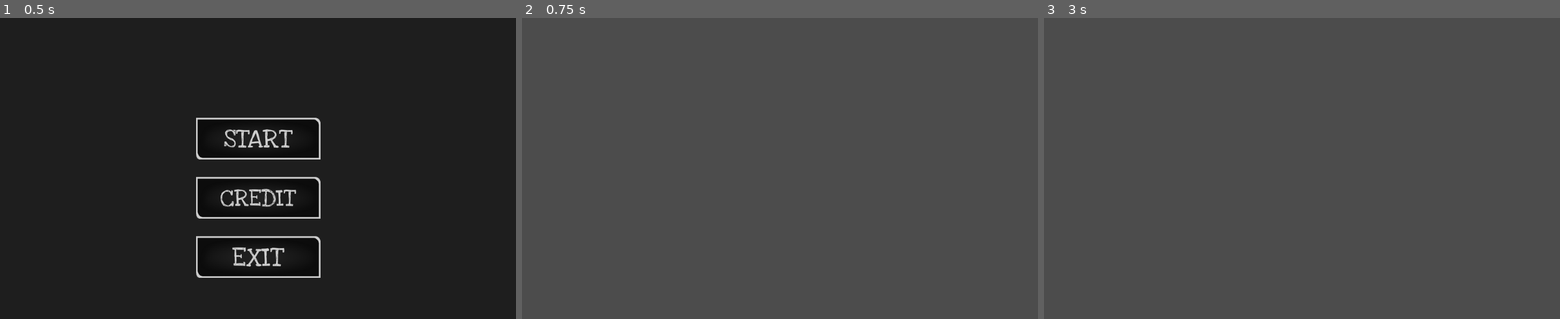
Above: before the commit, frames 1-3 (left to right).
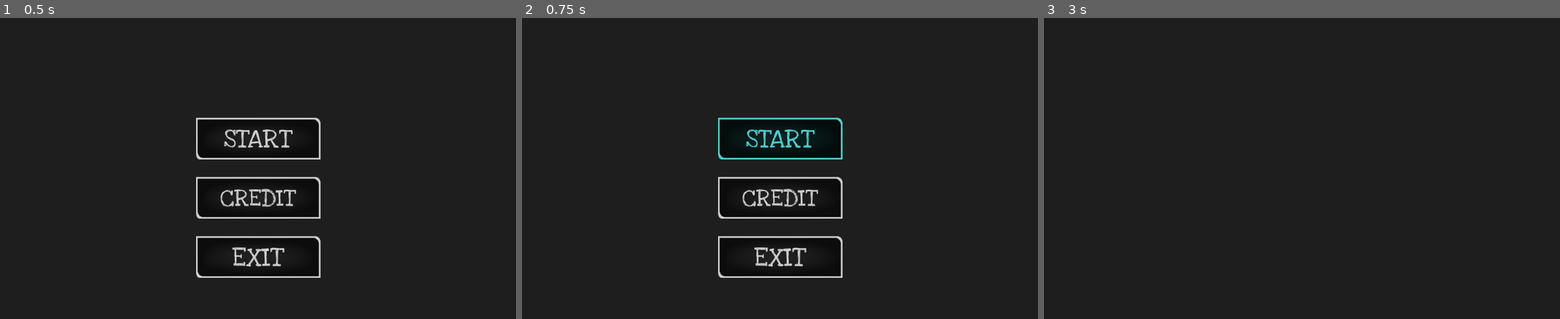
Above: after the commit, the same moments.

Repository: raimess11/GGJBandung23-Mandrake
Game: Godot game, scene res://ui/Menu.tscn
Two runs of this game, one before a commit and one after it. Both use one fixed random seed, a clock stepped at 60 frames per second and the inputs below. The project has no main scene, so this scene is started directly.
Inputs (mouse positions are in pixels of both pictures, inside the frame that each line leads up to):
- Up to frame 1 (0.5 s): no input
- Up to frame 2 (0.75 s): click (780, 138) at 0.5 s
- Up to frame 3 (3 s): click (1302, 138) at 1.27 s; click (1302, 138) at 2.02 s; click (1302, 198) at 2.77 s

Frame 1 is identical in both runs. In frame 2, 100% of the frame differs, in the area x 0-100%, y 0-100%; in frame 3, 100%.

Commit message:
restart progress

Diff:
--- a/Mandrake Store and Root Garden/Inventory/Inventory.gd
+++ /dev/null
@@ -1,28 +0,0 @@
-extends Node2D
-
-
-var inventory = preload("res://Inventory/MainInventory.tres")
-var displaySlot = preload("res://Inventory/InventorySlotDisplay.tscn")
-
-onready var inventoryGrid = $GridContainer
-
-func _ready():
-	inventory.connect("inventoryChanged", self, "_on_inventory_changes")
-	update_inventory_display()
-
-func update_inventory_display():
-	for slot_index in inventory.rootsesInInventory.size():
-		update_inventory_display_slot_display(slot_index)
-
-func update_inventory_display_slot_display(slot_index):
-	if inventoryGrid.get_child_count() < slot_index + 1:
-		var newDisplaySlot = displaySlot.instance()
-		newDisplaySlot.name = "slot"+str(1000+slot_index)
-		inventoryGrid.add_child(newDisplaySlot,true)
-	var inventorySlotDisplay = inventoryGrid.get_child(slot_index)
-	var slot = inventory.rootsesInInventory[slot_index]
-	inventorySlotDisplay.display_roots(slot)
-
-func _on_inventory_changes(indexes):
-	for roots_index in indexes:
-		update_inventory_display_slot_display(roots_index)
--- a/Mandrake Store and Root Garden/Inventory/Inventory.tscn
+++ /dev/null
@@ -1,19 +0,0 @@
-[gd_scene load_steps=2 format=2]
-
-[ext_resource path="res://Inventory/Inventory.gd" type="Script" id=2]
-
-[node name="Inventory" type="Node2D"]
-script = ExtResource( 2 )
-
-[node name="GridContainer" type="GridContainer" parent="."]
-anchor_left = 0.5
-anchor_right = 0.5
-margin_left = -324.0
-margin_right = 324.0
-margin_bottom = 570.0
-grow_horizontal = 2
-grow_vertical = 2
-columns = 8
-__meta__ = {
-"_edit_use_anchors_": true
-}
--- a/Mandrake Store and Root Garden/Inventory/InventoryDisplay.gd
+++ /dev/null
@@ -1,20 +0,0 @@
-extends HBoxContainer
-
-var inventory = preload("res://gathering/GatheringBasket.tres")
-
-func _ready():
-	inventory.connect("inventoryChanged", self, "_on_inventory_changes")
-	update_inventory_display()
-
-func update_inventory_display():
-	for roots_index in inventory.rootsesInInventory.size():
-		update_inventory_display_slot_display(roots_index)
-
-func update_inventory_display_slot_display(roots_index):
-	var inventorySlotDisplay = get_child(roots_index)
-	var roots = inventory.rootsesInInventory[roots_index]
-	inventorySlotDisplay.display_roots(roots)
-
-func _on_inventory_changes(indexes):
-	for roots_index in indexes:
-		update_inventory_display_slot_display(roots_index)
--- a/Mandrake Store and Root Garden/Inventory/InventoryDisplay.tscn
+++ /dev/null
@@ -1,95 +0,0 @@
-[gd_scene load_steps=3 format=2]
-
-[ext_resource path="res://Inventory/InventorySlotDisplay.tscn" type="PackedScene" id=1]
-[ext_resource path="res://Inventory/InventoryDisplay.gd" type="Script" id=2]
-
-[node name="InventoryDisplay" type="HBoxContainer"]
-anchor_left = 0.5
-anchor_right = 0.5
-margin_left = -512.0
-margin_right = 512.0
-margin_bottom = 64.0
-script = ExtResource( 2 )
-
-[node name="InventorySlotDisplay" parent="." instance=ExtResource( 1 )]
-anchor_right = 0.0
-anchor_bottom = 0.0
-margin_right = 81.0
-margin_bottom = 64.0
-
-[node name="InventorySlotDisplay2" parent="." instance=ExtResource( 1 )]
-anchor_right = 0.0
-anchor_bottom = 0.0
-margin_left = 85.0
-margin_right = 167.0
-margin_bottom = 64.0
-
-[node name="InventorySlotDisplay3" parent="." instance=ExtResource( 1 )]
-anchor_right = 0.0
-anchor_bottom = 0.0
-margin_left = 171.0
-margin_right = 252.0
-margin_bottom = 64.0
-
-[node name="InventorySlotDisplay4" parent="." instance=ExtResource( 1 )]
-anchor_right = 0.0
-anchor_bottom = 0.0
-margin_left = 256.0
-margin_right = 338.0
-margin_bottom = 64.0
-
-[node name="InventorySlotDisplay5" parent="." instance=ExtResource( 1 )]
-anchor_right = 0.0
-anchor_bottom = 0.0
-margin_left = 342.0
-margin_right = 424.0
-margin_bottom = 64.0
-
-[node name="InventorySlotDisplay6" parent="." instance=ExtResource( 1 )]
-anchor_right = 0.0
-anchor_bottom = 0.0
-margin_left = 428.0
-margin_right = 509.0
-margin_bottom = 64.0
-
-[node name="InventorySlotDisplay7" parent="." instance=ExtResource( 1 )]
-anchor_right = 0.0
-anchor_bottom = 0.0
-margin_left = 513.0
-margin_right = 595.0
-margin_bottom = 64.0
-
-[node name="InventorySlotDisplay8" parent="." instance=ExtResource( 1 )]
-anchor_right = 0.0
-anchor_bottom = 0.0
-margin_left = 599.0
-margin_right = 681.0
-margin_bottom = 64.0
-
-[node name="InventorySlotDisplay9" parent="." instance=ExtResource( 1 )]
-anchor_right = 0.0
-anchor_bottom = 0.0
-margin_left = 685.0
-margin_right = 766.0
-margin_bottom = 64.0
-
-[node name="InventorySlotDisplay10" parent="." instance=ExtResource( 1 )]
-anchor_right = 0.0
-anchor_bottom = 0.0
-margin_left = 770.0
-margin_right = 852.0
-margin_bottom = 64.0
-
-[node name="InventorySlotDisplay11" parent="." instance=ExtResource( 1 )]
-anchor_right = 0.0
-anchor_bottom = 0.0
-margin_left = 856.0
-margin_right = 938.0
-margin_bottom = 64.0
-
-[node name="InventorySlotDisplay12" parent="." instance=ExtResource( 1 )]
-anchor_right = 0.0
-anchor_bottom = 0.0
-margin_left = 942.0
-margin_right = 1024.0
-margin_bottom = 64.0
--- a/Mandrake Store and Root Garden/Inventory/InventorySlotDisplay.gd
+++ /dev/null
@@ -1,59 +0,0 @@
-extends CenterContainer
-
-onready var itemTextureRect = $TextureRect
-onready var itemQuantityLabel = $Label
-
-onready var roots2D = preload("res://roots/Roots2D.tscn")
-
-var selected:bool = false
-var travel:int = 0
-
-var startPosition:Vector2
-
-var roots:Node2D
-
-var DropPoint_list:Array = []
-
-func display_roots(roots):
-	if roots != null:
-		itemTextureRect.texture = roots.texture
-		var quantity = roots.quantity
-		itemQuantityLabel.text = str(quantity) if quantity > 1 else ""
-		#itemTextureRect.self_modulate.a = 100#int(roots.quantity == 0)
-		DropPoint_list = get_tree().get_nodes_in_group("DropPoint")
-
-	else:
-		pass
-
-
-func _on_TextureRect_gui_input(event):
-	if event is InputEventMouseButton: #give true if press, give false if release
-		selected = event.pressed and event.button_index == BUTTON_LEFT
-		startPosition = get_global_mouse_position()
-		if selected :
-			itemTextureRect.self_modulate.a = 0
-			roots = generate_New_Roots2D()
-		else:
-			#jika di drop point, inventroy akan pindah ke inventory lain
-			roots.selected = false
-			print("just unselecting")
-			for point in DropPoint_list:
-				var distance = roots.global_position.distance_to(point.global_position)
-				if distance < point.radius:
-					point.select()
-					roots.global_position = point.global_position
-
-			if false:
-				pass
-			#jika tidak berada pada drop point, inventory akan kembali ke tempat semula
-			else:
-				roots.queue_free()
-				itemTextureRect.self_modulate.a = 1.00
-
-
-
-func generate_New_Roots2D() -> Node2D:
-	var newRoots2D = roots2D.instance()
-	newRoots2D.global_position = get_global_mouse_position()
-	get_tree().current_scene.add_child(newRoots2D)
-	return newRoots2D
--- a/Mandrake Store and Root Garden/Inventory/InventorySlotDisplay.tscn
+++ /dev/null
@@ -1,28 +0,0 @@
-[gd_scene load_steps=2 format=2]
-
-[ext_resource path="res://Inventory/InventorySlotDisplay.gd" type="Script" id=1]
-
-[node name="InventorySlotDisplay" type="CenterContainer"]
-anchor_right = 1.0
-anchor_bottom = 1.0
-size_flags_horizontal = 3
-size_flags_vertical = 3
-script = ExtResource( 1 )
-
-[node name="TextureRect" type="TextureRect" parent="."]
-margin_left = 494.0
-margin_top = 282.0
-margin_right = 530.0
-margin_bottom = 318.0
-rect_min_size = Vector2( 36, 36 )
-size_flags_horizontal = 3
-size_flags_vertical = 3
-stretch_mode = 4
-
-[node name="Label" type="Label" parent="."]
-margin_left = 512.0
-margin_top = 293.0
-margin_right = 512.0
-margin_bottom = 307.0
-
-[connection signal="gui_input" from="TextureRect" to="." method="_on_TextureRect_gui_input"]
--- a/Mandrake Store and Root Garden/Inventory/MainInventory.tres
+++ /dev/null
@@ -1,9 +0,0 @@
-[gd_resource type="Resource" load_steps=3 format=2]
-
-[ext_resource path="res://Inventory/Slot.gd" type="Script" id=1]
-[ext_resource path="res://roots/Ríza Dilitiríou.tres" type="Resource" id=2]
-
-[resource]
-script = ExtResource( 1 )
-rootsesInInventory = [ ExtResource( 2 ), ExtResource( 2 ), ExtResource( 2 ), null, null, null, null, null, null, null, null, null, null, null, null, null, null, null, null, null, null, null, null, null, null, null, null, null, null, null, null, null, null, null, null, null, null, null, null, null, null, null, null, null, null, null, null, null, null, null, null, null, null, null, null, null, null, null, null, null, null, null, null, null ]
-maxInventory = 64
--- a/Mandrake Store and Root Garden/Inventory/Slot.gd
+++ /dev/null
@@ -1,53 +0,0 @@
-extends Resource
-class_name Slots
-
-signal inventoryChanged(indexes)
-
-export(Array, Resource) var rootsesInInventory = [
-	null, null, null, null, null, null, null, null, null, null, null, null
-]
-
-export(int) var maxInventory = 12
-
-##masukan roots ke dalam inventory
-#func set_roots(roots_index,roots):
-#	var previousRoots = rootsesInInventory[roots_index]
-#	#syarat mystical masuk ke inventory: harus mempunyai dua slot yang kosong, hover pada slot yang awal
-#	if roots.mytical and rootsesInInventory[roots_index + 1] == null:
-#		var i = roots_index + 1
-#		maxInventory -= 1
-#		while i < maxInventory:
-#			rootsesInInventory[i] = rootsesInInventory[i + 1]
-#			i += 1
-#		rootsesInInventory[roots_index] = roots
-#		rootsesInInventory.pop_back()
-#	#jika tidak memenuhi syarat, maka akan return (idk what to do here)
-#	elif rootsesInInventory[roots_index + 1] != null:
-#		return
-#	else:
-#		rootsesInInventory[roots_index] = roots
-#	emit_signal("inventoryChanged", [roots_index])
-#	return previousRoots
-#
-##tukar menukar roots di inventory
-#func swap_roots(roots_index, target_roots_index):
-#	var targetRoots = rootsesInInventory[target_roots_index]
-#	var roots = rootsesInInventory[roots_index]
-#	rootsesInInventory[target_roots_index] = roots
-#	rootsesInInventory[roots_index] = targetRoots
-#	emit_signal("inventoryChanged", [roots_index, target_roots_index])
-#
-##hapus roots dari inventory
-#func remove_roots(roots_index):
-#	var previousRoots = rootsesInInventory[roots_index]
-#	if previousRoots.mytical:
-#		rootsesInInventory.push_back(null)
-#		var i = roots_index + 1
-#		while i < maxInventory:
-#			rootsesInInventory[i + 1] = rootsesInInventory[i]
-#			i += 1
-#		maxInventory += 1
-#		rootsesInInventory[roots_index + 1] = null
-#	rootsesInInventory[roots_index] = null
-#	emit_signal("inventoryChanged", [roots_index])
-#	return previousRoots
--- a/Mandrake Store and Root Garden/Storage/Storage.gd
+++ /dev/null
@@ -1 +0,0 @@
-extends Node2D
--- a/Mandrake Store and Root Garden/Storage/Storage.tscn
+++ /dev/null
@@ -1,19 +0,0 @@
-[gd_scene load_steps=4 format=2]
-
-[ext_resource path="res://Inventory/Inventory.tscn" type="PackedScene" id=1]
-[ext_resource path="res://Inventory/InventorySlotDisplay.tscn" type="PackedScene" id=2]
-[ext_resource path="res://Storage/Storage.gd" type="Script" id=3]
-
-[node name="Storage" type="Node2D"]
-script = ExtResource( 3 )
-
-[node name="Inventory" parent="." instance=ExtResource( 1 )]
-position = Vector2( 512, 287 )
-
-[node name="InventorySlotDisplay" parent="Inventory/GridContainer" index="0" instance=ExtResource( 2 )]
-anchor_right = 0.0
-anchor_bottom = 0.0
-margin_right = 81.0
-margin_bottom = 570.0
-
-[editable path="Inventory"]
--- a/Mandrake Store and Root Garden/World.tscn
+++ b/Mandrake Store and Root Garden/World.tscn
@@ -1,3 +1,24 @@
-[gd_scene format=2]
+[gd_scene load_steps=3 format=2]
+
+[ext_resource path="res://Commponent/Item2D/Item2D.tscn" type="PackedScene" id=1]
+[ext_resource path="res://Commponent/DropPoint/DropPoint.tscn" type="PackedScene" id=2]
 
 [node name="World" type="Node2D"]
+
+[node name="Item" parent="." instance=ExtResource( 1 )]
+position = Vector2( 137, 278 )
+
+[node name="Item2" parent="." instance=ExtResource( 1 )]
+position = Vector2( 595, 191 )
+
+[node name="DragNDropPoint" parent="." instance=ExtResource( 2 )]
+position = Vector2( 597, 454 )
+
+[node name="DragNDropPoint2" parent="." instance=ExtResource( 2 )]
+position = Vector2( 595, 189 )
+
+[node name="DragNDropPoint4" parent="." instance=ExtResource( 2 )]
+position = Vector2( 253, 433 )
+
+[node name="DragNDropPoint3" parent="." instance=ExtResource( 2 )]
+position = Vector2( 134, 279 )
--- a/Mandrake Store and Root Garden/gathering/ContohGatheringSpotMap.tscn
+++ /dev/null
@@ -1,10 +0,0 @@
-[gd_scene load_steps=2 format=2]
-
-[ext_resource path="res://gathering/214-2148583_waiting-for-sunset-wallpapers-nature-windows-7-wallpaper.jpg" type="Texture" id=1]
-
-[node name="ContohGatheringSpotMap" type="Node2D"]
-
-[node name="Map" type="Sprite" parent="."]
-scale = Vector2( 0.8, 0.746269 )
-texture = ExtResource( 1 )
-centered = false
--- a/Mandrake Store and Root Garden/gathering/GatheringBasket.tres
+++ /dev/null
@@ -1,9 +0,0 @@
-[gd_resource type="Resource" load_steps=3 format=2]
-
-[ext_resource path="res://Inventory/Slot.gd" type="Script" id=1]
-[ext_resource path="res://roots/Ríza Dilitiríou.tres" type="Resource" id=2]
-
-[resource]
-script = ExtResource( 1 )
-rootsesInInventory = [ ExtResource( 2 ), ExtResource( 2 ), ExtResource( 2 ), ExtResource( 2 ), null, null, null, null, null, null, null, null ]
-maxInventory = 12
--- a/Mandrake Store and Root Garden/gathering/GatheringSpot.tscn
+++ /dev/null
@@ -1,10 +0,0 @@
-[gd_scene load_steps=3 format=2]
-
-[ext_resource path="res://gathering/ContohGatheringSpotMap.tscn" type="PackedScene" id=1]
-[ext_resource path="res://gathering/GatheringSpotUI.tscn" type="PackedScene" id=2]
-
-[node name="GatheringSpot" type="Node2D"]
-
-[node name="ContohGatheringSpotMap" parent="." instance=ExtResource( 1 )]
-
-[node name="GatheringSpotUI" parent="." instance=ExtResource( 2 )]
--- a/Mandrake Store and Root Garden/gathering/GatheringSpotUI.tscn
+++ /dev/null
@@ -1,38 +0,0 @@
-[gd_scene load_steps=4 format=2]
-
-[ext_resource path="res://ui/25694.png" type="Texture" id=1]
-[ext_resource path="res://ui/grocery-basket-icon-3.png" type="Texture" id=2]
-[ext_resource path="res://Inventory/InventoryDisplay.tscn" type="PackedScene" id=3]
-
-[node name="GatheringSpotUI" type="CanvasLayer"]
-
-[node name="Home" type="TextureButton" parent="."]
-anchor_top = 1.0
-anchor_bottom = 1.0
-margin_top = -128.0
-margin_right = 128.0
-texture_normal = ExtResource( 1 )
-
-[node name="Inventory" type="TextureButton" parent="."]
-anchor_left = 1.0
-anchor_top = 1.0
-anchor_right = 1.0
-anchor_bottom = 1.0
-margin_left = -80.0
-margin_top = -104.0
-texture_normal = ExtResource( 2 )
-
-[node name="CenterContainer" type="CenterContainer" parent="."]
-anchor_left = 1.0
-anchor_top = 1.0
-anchor_right = 1.0
-anchor_bottom = 1.0
-margin_left = -476.0
-margin_top = -109.0
-
-[node name="InventoryDisplay" parent="CenterContainer" instance=ExtResource( 3 )]
-anchor_right = 0.0
-anchor_bottom = 0.0
-margin_top = 36.0
-margin_right = 476.0
-margin_bottom = 72.0
--- a/Mandrake Store and Root Garden/project.godot
+++ b/Mandrake Store and Root Garden/project.godot
@@ -13,15 +13,9 @@
 "class": "Item",
 "language": "GDScript",
 "path": "res://roots/Roots.gd"
-}, {
-"base": "Resource",
-"class": "Slots",
-"language": "GDScript",
-"path": "res://Inventory/Slot.gd"
 } ]
 _global_script_class_icons={
-"Item": "",
-"Slots": ""
+"Item": ""
 }
 
 [application]
--- a/Mandrake Store and Root Garden/roots/Roots2D.gd
+++ /dev/null
@@ -1,15 +0,0 @@
-extends Node2D
-
-export(Resource) var data = preload("res://roots/Ríza Dilitiríou.tres")
-
-var selected:bool = true
-var onDropPoint:bool = false
-
-func _ready():
-	$Sprite.texture = data.texture
-
-func _process(delta):
-	if selected:
-		global_position = get_global_mouse_position()
-	else:
-		onDropPoint=true
--- a/Mandrake Store and Root Garden/roots/Roots2D.tscn
+++ /dev/null
@@ -1,8 +0,0 @@
-[gd_scene load_steps=2 format=2]
-
-[ext_resource path="res://roots/Roots2D.gd" type="Script" id=1]
-
-[node name="Roots2D" type="Node2D"]
-script = ExtResource( 1 )
-
-[node name="Sprite" type="Sprite" parent="."]
Binary file removed: Mandrake Store and Root Garden/gathering/214-2148583_waiting-for-sunset-wallpapers-nature-windows-7-wallpaper.jpg
Not shown, removed: Mandrake Store and Root Garden/gathering/214-2148583_waiting-for-sunset-wallpapers-nature-windows-7-wallpaper.jpg.import
